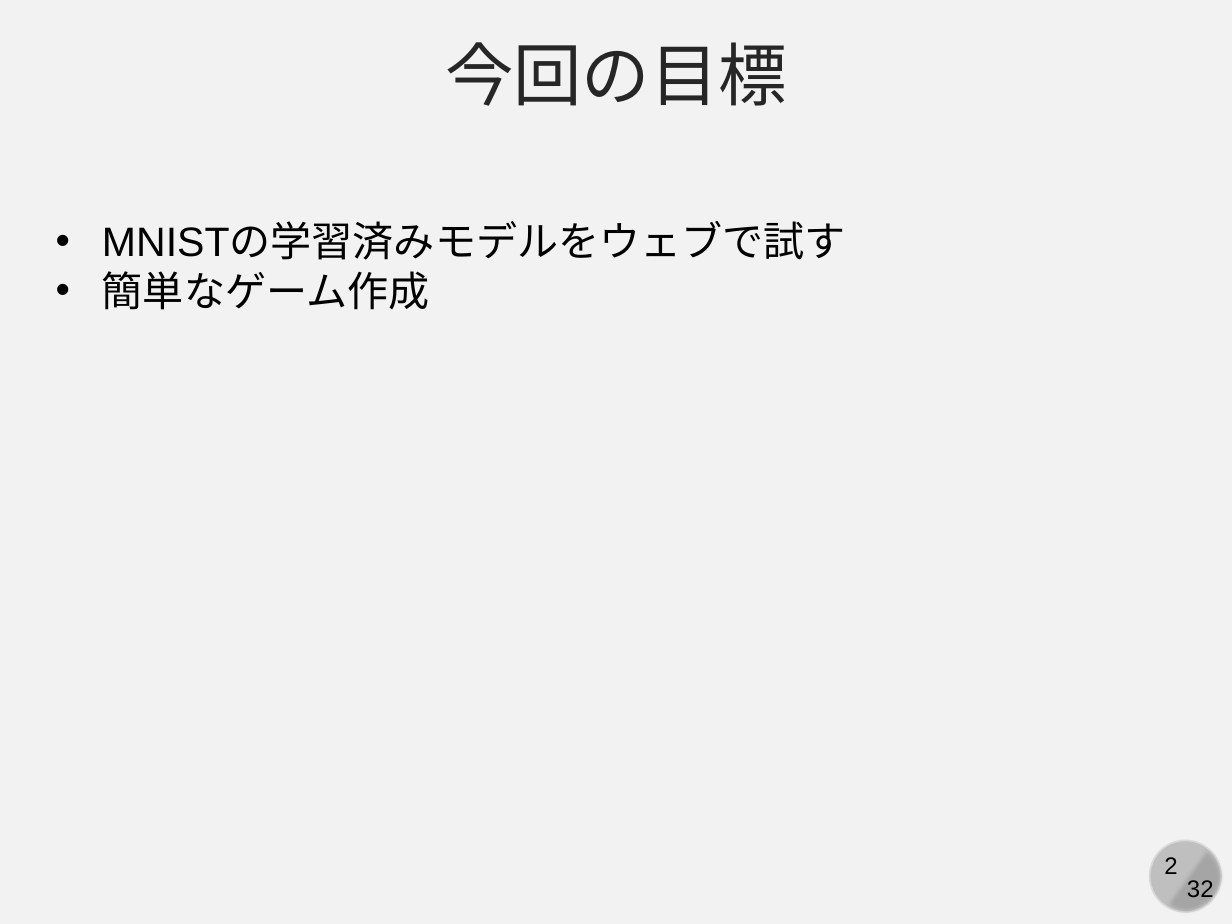
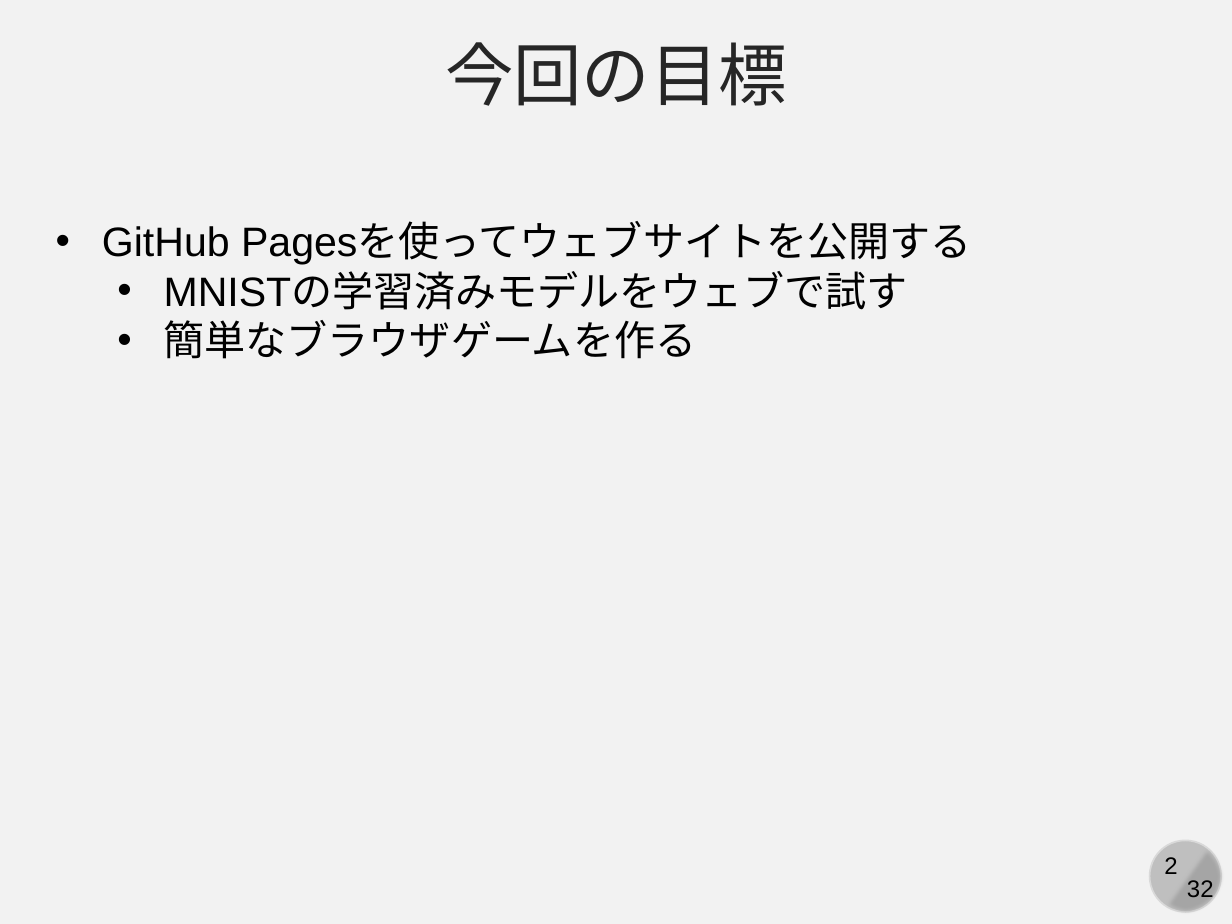
Before and after one commit to kaityo256/github, a slide deck: slide 2 of practice_github_advanced/fig/slide.pptx. Drawn at 1232x924 pixels with LibreOffice and Linux fonts; fonts in the diff are those of the drawing. Boxes give left, top, right and bottom in pixels: in the first picture for what was removed or moved away, otherwise in the second. Text is boxed around its words. In the diff, an @@ line names an element or a change of style, - is before the commit and + after.

```diff
--- a/practice_github_advanced/fig/slide.pptx
+++ b/practice_github_advanced/fig/slide.pptx
@@ text at <box>102,224,972,265</box>: paragraph added @@
+• GitHub Pagesを使ってウェブサイトを公開する
@@ text at <box>164,273,908,310</box>: list level 1 to 2 in "MNISTの学習済みモデルをウェブで試す" @@
@@ text at <box>164,320,697,359</box>: text changed @@
-• 簡単なゲーム作成
+  • 簡単なブラウザゲームを作る
```
Also in this commit, not shown: 6 other slides changed, 3 other files.
